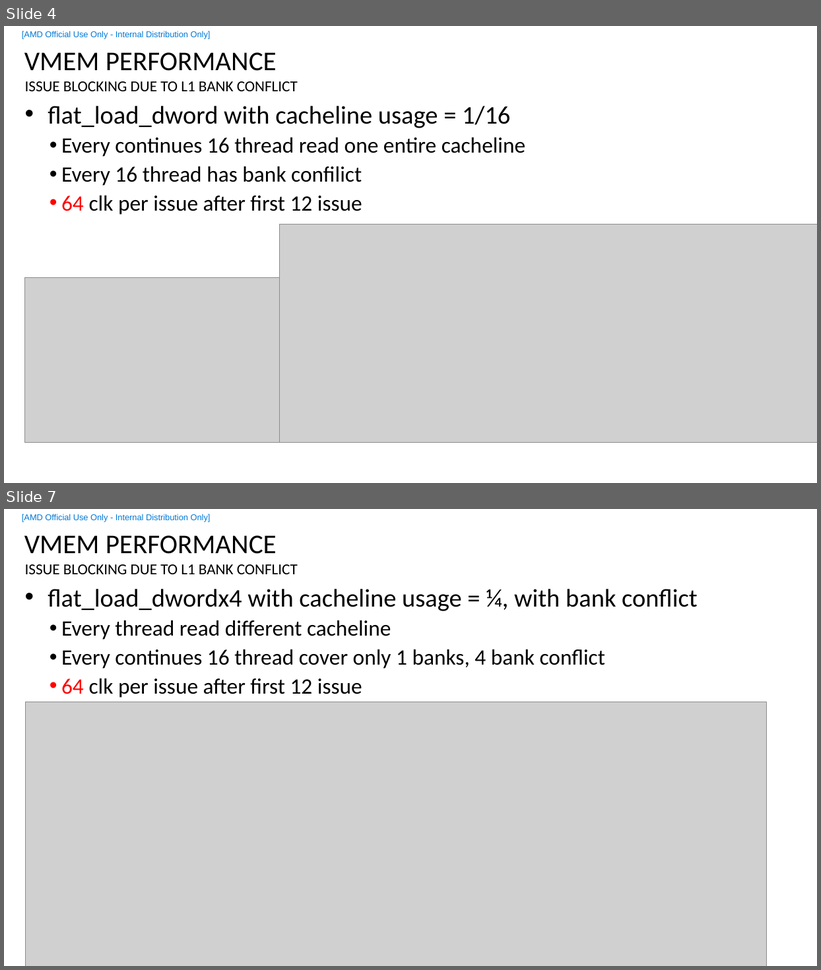
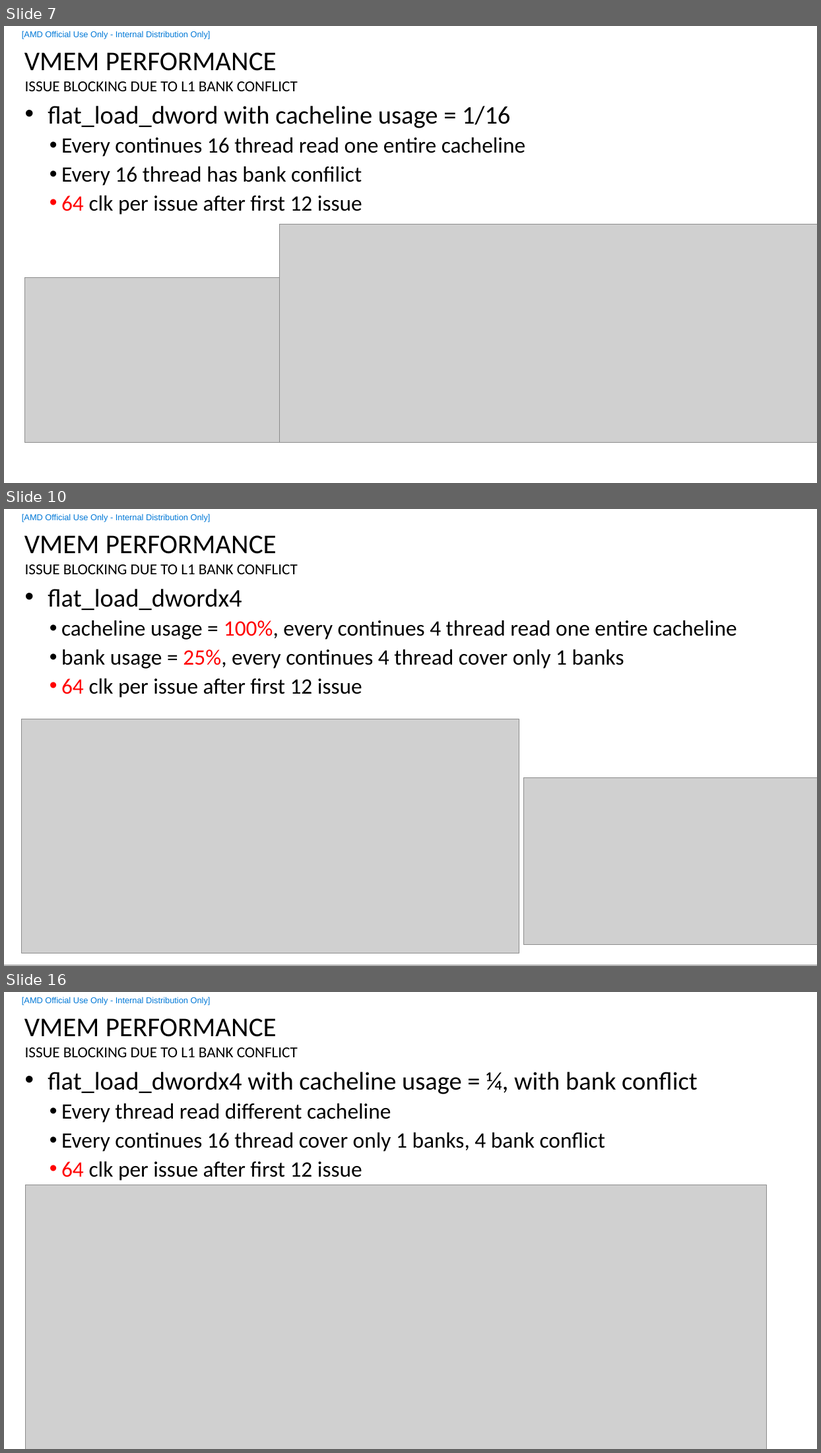
Before and after one commit to feifei14119/rocm_start_sample, a slide deck: vmemL1Bank/vmem_l1_bank.pptx. Shown one above the other, each under a label of ours: slides 4 and 7 before the commit, slides 7, 10 and 16 after it; the slides between them are not shown. The pictures are 821x970 and 821x1453 pixels, drawn with LibreOffice and Linux fonts; fonts in the diff are those of the drawing; grey boxes stand for pictures; background and template pictures are left out. Boxes give left, top, right and bottom in pixels: in the first picture for what was removed or moved away, otherwise in the second. Text is boxed around its words. In the diff, an @@ line names an element or a change of style, - is before the commit and + after.

```diff
--- a/vmemL1Bank/vmem_l1_bank.pptx
+++ b/vmemL1Bank/vmem_l1_bank.pptx
@@ slide 10 added at (x1=4, y1=509, x2=817, y2=966), background #FFFFFF; not listed: 2 template elements that a slide beside it also shows @@
@@ title added at (x1=24, y1=535, x2=277, y2=554), 32 pt, text #000000 @@
+VMEM PERFORMANCE
@@ text added at (x1=25, y1=564, x2=298, y2=574), 18 pt, text #000000 @@
+ISSUE BLOCKING DUE TO L1 BANK CONFLICT
@@ text added at (x1=48, y1=589, x2=737, y2=698), 26 pt, text #000000 @@
+• flat_load_dwordx4
+  • cacheline usage = 100%, every continues 4 thread read one entire cacheline
+  • bank usage = 25%, every continues 4 thread cover only 1 banks
+  • 64 clk per issue after first 12 issue
@@ picture added at (x1=21, y1=720, x2=519, y2=953) @@
@@ picture added at (x1=523, y1=778, x2=817, y2=945) @@
@@ picture added at (x1=4, y1=965, x2=817, y2=966) @@
@@ what was slide 4 is now slide 7 @@
@@ what was slide 7 is now slide 16 @@
```
Also in this commit, not shown: 4 slides changed, 9 other slides added, 16 other files.
